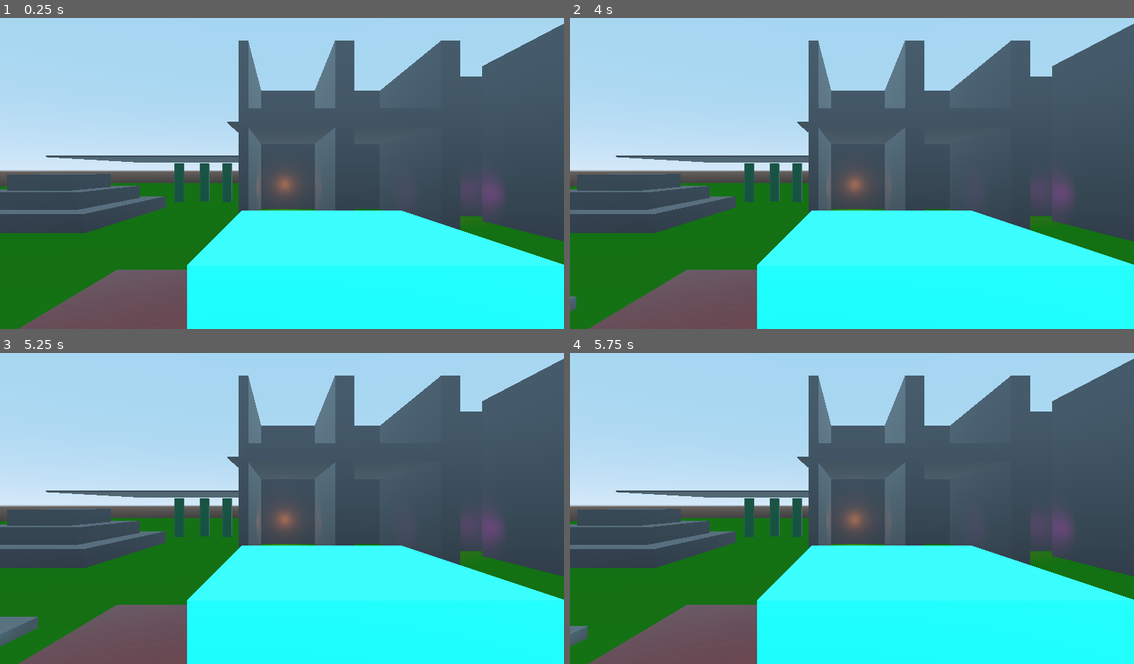
Above: before the commit, frames 1-4 (two rows, left to right).
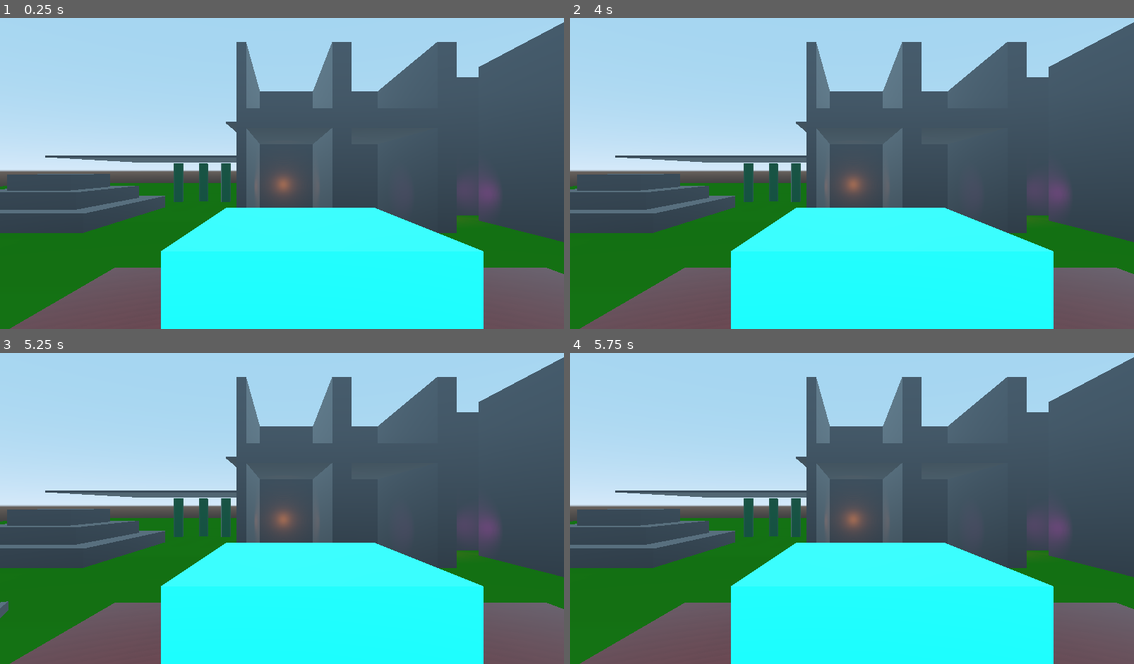
Above: after the commit, the same moments.

Repository: binaryorange/ECC
Game: Godot game, scene res://Testing.tscn
The game is run twice, just before and just after one commit, with the same random seed, the same clock (stepped at 60 frames per second) and the same inputs.
Inputs (mouse positions are in pixels of both pictures, inside the frame that each line leads up to):
- Up to frame 1 (0.25 s): no input
- Up to frame 2 (4 s): tap Enter at 0.5, 2, 3.5 s; move the mouse to (976, 154) at 0.52 s; hold Mouse wheel up (mouse_zoom_in) 0.53-1.28 s; click (976, 154) at 0.67 s; tap Space at 1.25, 2.75 s; move the mouse to (739, 185) at 1.27 s; tap Mouse wheel down (mouse_zoom_out) at 1.35, 2.85 s; click (739, 185) at 1.42 s; move the mouse to (908, 101) at 2.02 s; hold Mouse wheel up (mouse_zoom_in) 2.03-2.78 s; click (908, 101) at 2.17 s; move the mouse to (823, 232) at 2.77 s; click (823, 232) at 2.92 s; move the mouse to (1021, 217) at 3.52 s; hold Mouse wheel up (mouse_zoom_in) from 3.53 s (still down); click (1021, 217) at 3.67 s
- Up to frame 3 (5.25 s): tap Space at 4.25 s; move the mouse to (112, 458) at 4.27 s; release Mouse wheel up (mouse_zoom_in) at 4.28 s; tap Mouse wheel down (mouse_zoom_out) at 4.35 s; click (112, 458) at 4.42 s; move the mouse to (310, 505) at 5.02 s; hold Mouse wheel up (mouse_zoom_in) from 5.03 s (still down); click (310, 505) at 5.17 s
- Up to frame 4 (5.75 s): keep holding Mouse wheel up (mouse_zoom_in)

The runs differ from the first frame. In frame 1, 9.1% of the frame differs, in the area x 0-100%, y 1-100%; in frame 2, 9.2%; in frame 3, 9.6%; in frame 4, 9.3%.

Commit message:
ROTATING PLATFORMS BITCH

Diff:
--- a/ECC_TPController/ECC_TPController.gd
+++ b/ECC_TPController/ECC_TPController.gd
@@ -24,7 +24,7 @@
 export (float) var RotationSpeed = 1.75
 
 # export our collision probe size
-export (float) var CollisionProbeSize = 0.5
+export (float) var CollisionProbeSize = 1
 
 # export our max and min camera angles
 export (float) var MaxCameraAngle = 70
@@ -106,12 +106,12 @@
 	# set raycaster as toplevel
 	$ConfinedSpaceCheck.set_as_toplevel(true)
 
-	raycast_offset = $ConfinedSpaceCheck.transform.origin - get_parent().transform.origin
+	raycast_offset = $ConfinedSpaceCheck.transform.origin - player.transform.origin
 
 	# store the position offset of the raycast node
 
 	# store the offset of the gimbal relative to its parent node
-	gimbal_offset = self.transform.origin - get_parent().transform.origin
+	gimbal_offset = self.transform.origin - player.transform.origin
 	print("Stored the Gimbal's offset value as " + str(gimbal_offset))
 
 	# add the zoom nodes local z transform to the array
@@ -182,10 +182,10 @@
 	# position the gimbal to the player's position, plus the offset
 	if EnableFollowDelay:
 		self.global_transform.origin = lerp(self.global_transform.origin,
-		get_parent().global_transform.origin + gimbal_offset,
+		player.global_transform.origin + gimbal_offset,
 		FollowDelayWeight)
 	else:
-		self.global_transform.origin = get_parent().global_transform.origin + gimbal_offset
+		self.global_transform.origin = player.global_transform.origin + gimbal_offset
 
 	# position the clip cam
 	clip_cam.transform.origin.z = zoom_level_array[zoom]
@@ -219,7 +219,7 @@
 			is_in_confined_space = false
 
 	# position the raycast
-	$ConfinedSpaceCheck.transform.origin = get_parent().transform.origin + raycast_offset
+	$ConfinedSpaceCheck.transform.origin = player.transform.origin + raycast_offset
 
 	# rotate the camera gimbal to the player's rotation
 	if cam_right == 0 and cam_up == 0:
--- a/MovingPlatform.gd
+++ b/MovingPlatform.gd
@@ -4,6 +4,9 @@
 export (float) var RotateSpeed = 1.0
 
 var change_parent = false
+var reparenting = false
+var on_platform
+var player
 
 # Called when the node enters the scene tree for the first time.
 func _ready():
@@ -14,31 +17,48 @@
 	if RotatePlatform:
 		self.rotate_y(RotateSpeed * delta)
 
-		# set which area is active based on change_parent
-		if change_parent:
-			$ExitPlatform/CollisionShape.disabled = false
-			$EnterPlatform/CollisionShape.disabled = true
-		else:
-			$ExitPlatform/CollisionShape.disabled = true
-			$EnterPlatform/CollisionShape.disabled = false
+
+		if player:
+			if player.on_platform:
+				var offset = player.global_transform.origin - self.global_transform.origin
+				if player.h != 0 or player.v != 0:
+					player.set_as_toplevel(true)
+					player.global_transform.origin = self.global_transform.origin + offset
+				else:
+					player.set_as_toplevel(false)
+
+
+
+
 
 func _on_EnterPlatform_body_entered(body):
-	if body.is_in_group("inherit_platform") and !change_parent:
-		print("Enter!")
+	if body.is_in_group("inherit_platform") and !change_parent and !reparenting:
+		change_parent = true
+		reparenting = true
+		call_deferred("do_enter", body)
+
+func do_enter(body):
 		var t = body.global_transform
-		print(t)
 		get_parent().remove_child(body)
-		print(get_parent().remove_child(body))
 		self.add_child(body)
-		print(self.add_child(body))
 		body.global_transform = t
-		change_parent = true
+		reparenting = false
+		on_platform = true
+		player = get_node("TestPlayer")
+		player.on_platform = true
 
 func _on_ExitPlatform_body_exited(body):
-	if body.is_in_group("inherit_platform") and change_parent:
-		print("Exit!")
+	if body.is_in_group("inherit_platform") and change_parent and !reparenting:
+		change_parent = false
+		reparenting = true
+		call_deferred("do_exit", body)
+
+func do_exit(body):
+		get_node("TestPlayer").on_platform = false
+
+		on_platform = false
 		var t = body.global_transform
 		self.remove_child(body)
 		get_parent().add_child(body)
 		body.global_transform = t
-		change_parent = false
+		reparenting = false
--- a/MovingPlatform.tscn
+++ b/MovingPlatform.tscn
@@ -7,10 +7,10 @@
 [sub_resource type="BoxShape" id=2]
 
 [sub_resource type="BoxShape" id=3]
-extents = Vector3( 5, 2.55, 5 )
+extents = Vector3( 4.75, 0.75, 4.75 )
 
 [sub_resource type="BoxShape" id=4]
-extents = Vector3( 6, 5, 6 )
+extents = Vector3( 4.95, 0.85, 4.95 )
 
 [node name="MovingPlatform" type="Spatial"]
 script = ExtResource( 1 )
@@ -27,7 +27,7 @@
 shape = SubResource( 2 )
 
 [node name="EnterPlatform" type="Area" parent="."]
-transform = Transform( 1, 0, 0, 0, 1, 0, 0, 0, 1, 0, 2.8, 0 )
+transform = Transform( 1, 0, 0, 0, 1, 0, 0, 0, 1, 0, 0.8, 0 )
 
 [node name="CollisionShape" type="CollisionShape" parent="EnterPlatform"]
 shape = SubResource( 3 )
@@ -35,7 +35,7 @@
 [node name="Anim" type="AnimationPlayer" parent="."]
 
 [node name="ExitPlatform" type="Area" parent="."]
-transform = Transform( 1, 0, 0, 0, 1, 0, 0, 0, 1, 0, 4.8, 0 )
+transform = Transform( 1, 0, 0, 0, 1, 0, 0, 0, 1, 0, 0.8, 0 )
 
 [node name="CollisionShape" type="CollisionShape" parent="ExitPlatform"]
 shape = SubResource( 4 )
--- a/Player.gd
+++ b/Player.gd
@@ -6,6 +6,7 @@
 export (float) var AccelerationForce = 3
 export (float) var DecelerationForce = 5
 export (float) var JumpForce = 30
+export (NodePath) var FollowCamera
 
 
 var velocity = Vector3(0, 0, 0)
@@ -16,15 +17,16 @@
 var yVelocity = 0
 var oldRot
 var character
-var snap = Vector3(0, 10000, 0)
+var snap = Vector3(0, 1, 0)
 
 var camera
 var is_jumping = false
+var on_platform = false
 
 
 # Called when the node enters the scene tree for the first time.
 func _ready():
-	camera = get_node("ECC_ThirdPerson")
+	camera = get_node(FollowCamera)
 	character = get_node(".")
 	oldRot = self.rotation
 
@@ -66,6 +68,7 @@
 	velocity.y = yVelocity
 	velocity.z = hv.z
 
+#	velocity = global_transform.xform(velocity)
 
 	velocity = move_and_slide_with_snap(velocity, snap, Vector3(0, 1, 0))
 
@@ -79,7 +82,7 @@
 	if is_jumping:
 		snap = Vector3.ZERO
 	else:
-		snap = Vector3(0, 10000, 0)
+		snap = Vector3(0, 1, 0)
 
 	# limit the y speed
 	if yVelocity <= TerminalVelocity:
--- a/TestPlayer.tscn
+++ b/TestPlayer.tscn
@@ -1,6 +1,5 @@
-[gd_scene load_steps=8 format=2]
+[gd_scene load_steps=7 format=2]
 
-[ext_resource path="res://ECC_TPController/ECC_ThirdPersonController.tscn" type="PackedScene" id=1]
 [ext_resource path="res://Player.gd" type="Script" id=2]
 
 [sub_resource type="CubeMesh" id=1]
@@ -57,14 +56,6 @@
 ]]
 shape = SubResource( 5 )
 
-[node name="ECC_ThirdPerson" parent="." instance=ExtResource( 1 )]
-transform = Transform( 1, 0, 0, 0, 1, 0, 0, 0, 1, -0.5, 2.5, -0.5 )
-ClipCameraException = NodePath("..")
-CollisionProbeSize = 1.0
-
-[node name="ConfinedSpaceCheck" parent="ECC_ThirdPerson" index="3"]
-transform = Transform( 1, 0, 0, 0, 1, 0, 0, 0, 1, 0.5, -1, 0.5 )
-
 [node name="FloorTester" type="RayCast" parent="."]
 transform = Transform( 1, 0, 0, 0, 1, 0, 0, 0, 1, 0, -1.5, 0 )
 visible = false
@@ -76,5 +67,3 @@
 light_energy = 1.5
 shadow_enabled = true
 omni_range = 16.0
-
-[editable path="ECC_ThirdPerson"]
--- a/Testing.tscn
+++ b/Testing.tscn
@@ -1,9 +1,10 @@
-[gd_scene load_steps=16 format=2]
+[gd_scene load_steps=17 format=2]
 
 [ext_resource path="res://TestPlayer.tscn" type="PackedScene" id=1]
 [ext_resource path="res://lightblue.tres" type="Material" id=2]
 [ext_resource path="res://lightred.tres" type="Material" id=3]
 [ext_resource path="res://shiny.tres" type="Material" id=4]
+[ext_resource path="res://ECC_TPController/ECC_ThirdPersonController.tscn" type="PackedScene" id=5]
 [ext_resource path="res://MovingPlatform.tscn" type="PackedScene" id=6]
 
 [sub_resource type="Animation" id=13]
@@ -50,9 +51,15 @@
 transform = Transform( -1, 0, -3.25841e-007, 0, 1, 0, 3.25841e-007, 0, -1, -17, 5, -46 )
 input_capture_on_drag = true
 JumpForce = 50.0
+FollowCamera = NodePath("../ECC_ThirdPerson")
+
+[node name="ECC_ThirdPerson" parent="." instance=ExtResource( 5 )]
+transform = Transform( -1, 0, -3.25841e-007, 0, 1, 0, 3.25841e-007, 0, -1, -16.75, 7.5, -45.75 )
+ClipCameraException = NodePath("../TestPlayer")
 
 [node name="MovingPlatform" parent="." instance=ExtResource( 6 )]
 transform = Transform( 1, 0, 0, 0, 1, 0, 0, 0, 1, 0, 1, -50 )
+RotatePlatform = true
 
 [node name="Anim" parent="MovingPlatform" index="2"]
 autoplay = "test"
